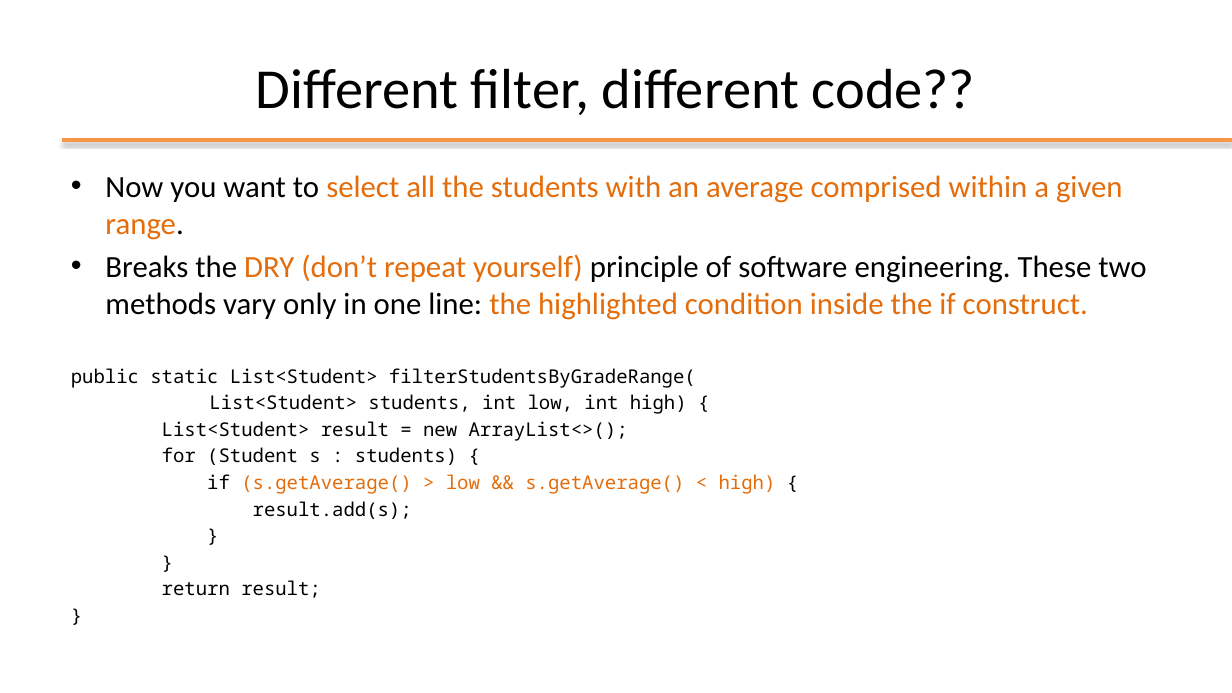
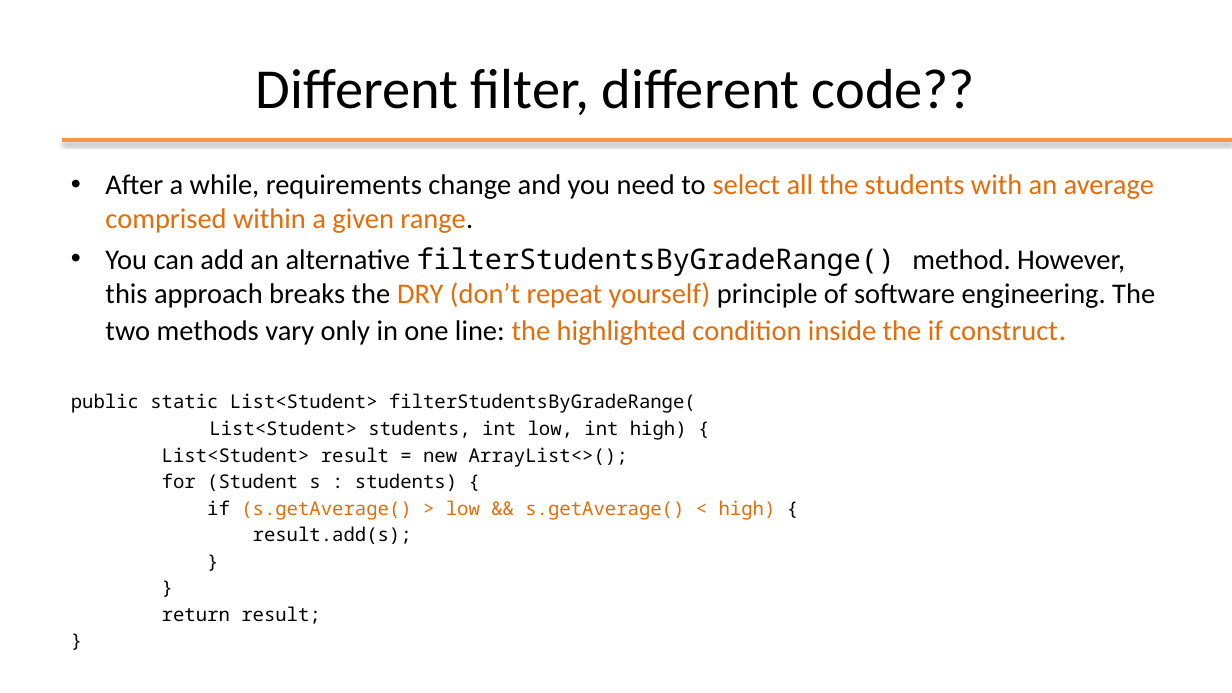
Before and after one commit to plctechnician/ooprogramming, a slide deck: slide 7 of java/slides/ppt/06 - Java Functional Interfaces.pptx. Drawn at 1232x693 pixels with LibreOffice and Linux fonts; fonts in the diff are those of the drawing; background and template pictures are left out. Boxes give left, top, right and bottom in pixels: in the first picture for what was removed or moved away, otherwise in the second. Text is boxed around its words. In the diff, an @@ line names an element or a change of style, - is before the commit and + after.

```diff
--- a/java/slides/ppt/06 - Java Functional Interfaces.pptx
+++ b/java/slides/ppt/06 - Java Functional Interfaces.pptx
@@ text at (x1=105, y1=174, x2=1155, y2=345): text changed; size 24.1 to 22.2 pt; text colour #E46C0A to #000000 @@
-• Now you want to select all the students with an average comprised within a given range.
-• Breaks the DRY (don’t repeat yourself) principle of software engineering. These two methods vary only in one line: the highlighted condition inside the if construct.
+• After a while, requirements change and you need to select all the students with an average comprised within a given range.
+• You can add an alternative filterStudentsByGradeRange() method. However, this approach breaks the DRY (don’t repeat yourself) principle of software engineering. The two methods vary only in one line: the highlighted condition inside the if construct.
```
Also in this commit, not shown: 13 other slides changed, 3 slides removed, 2 other files.
